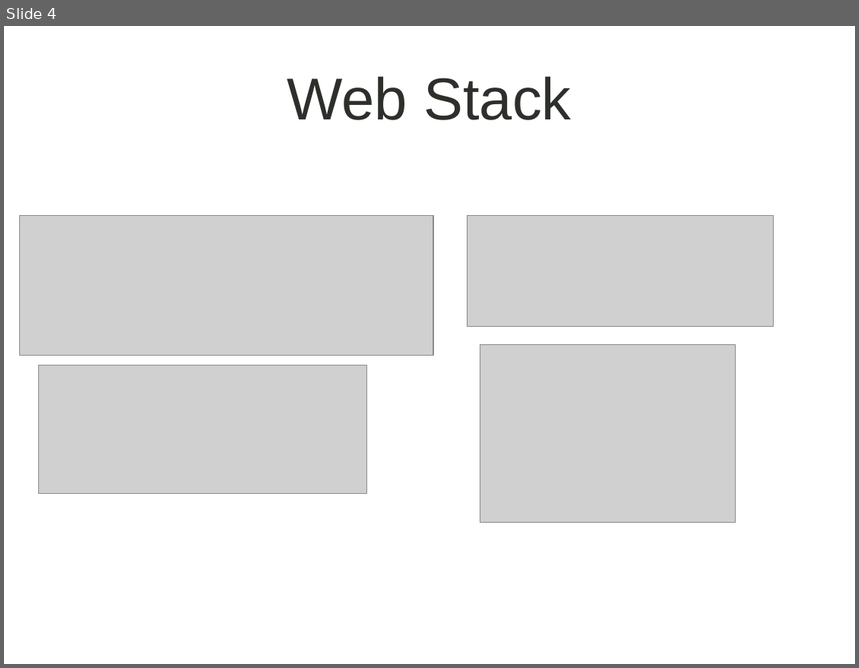
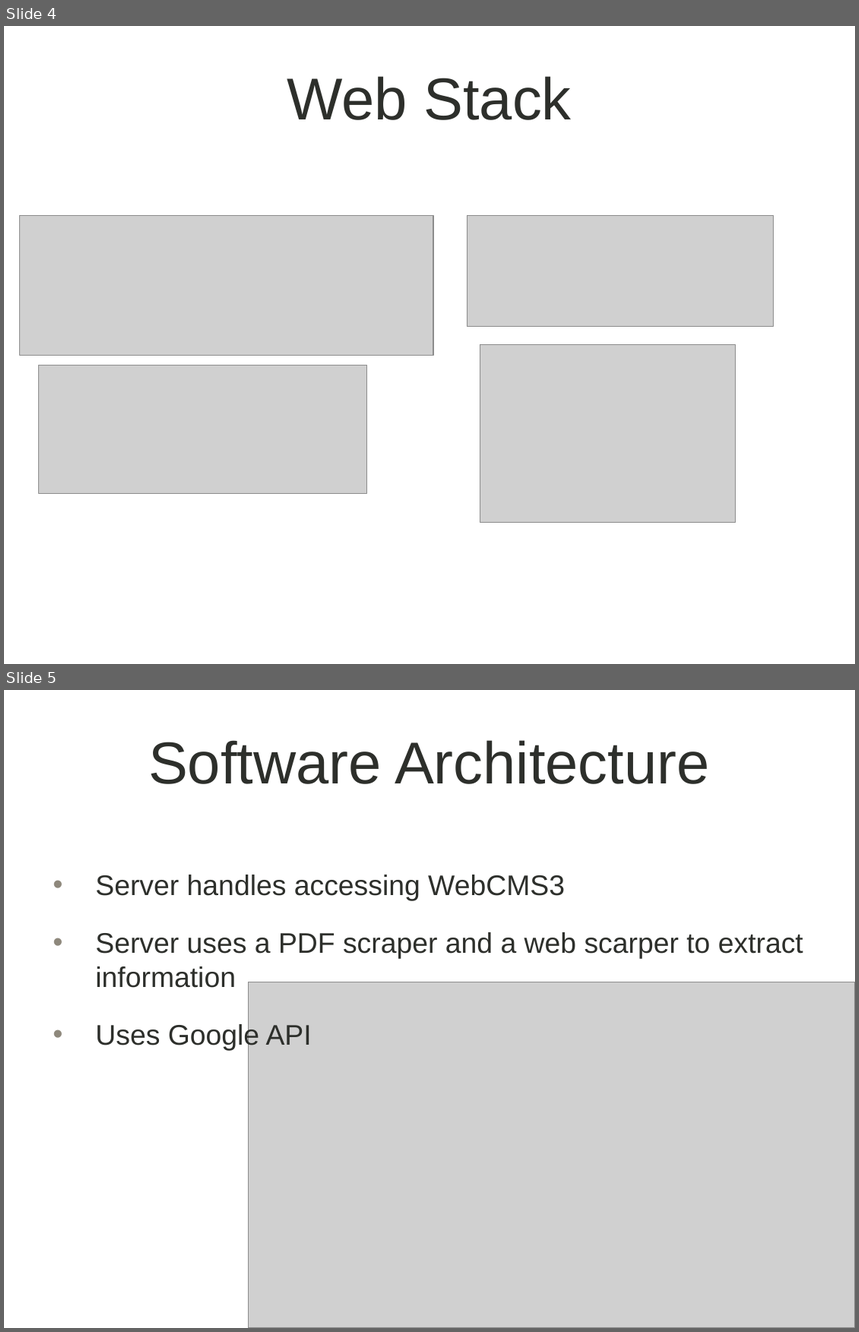
Before and after one commit to unsw-se2021/digital_invention, a slide deck: Deliverable3.pptx. Shown one above the other, each under a label of ours: slide 4 before the commit, slides 4 and 5 after it. The pictures are 859x668 and 859x1332 pixels, drawn with LibreOffice and Linux fonts; fonts in the diff are those of the drawing; grey boxes stand for pictures; background and template pictures are left out. Boxes give left, top, right and bottom in pixels: in the first picture for what was removed or moved away, otherwise in the second. Text is boxed around its words. In the diff, an @@ line names an element or a change of style, - is before the commit and + after.

```diff
--- a/Deliverable3.pptx
+++ b/Deliverable3.pptx
@@ slide 5 added at [4, 690, 855, 1328], background picture (left out) @@
@@ title added at [148, 740, 710, 784], 50 pt, text #2D2F2B @@
+Software Architecture
@@ text added at [95, 875, 804, 1051], 24 pt, text #2D2F2B @@
+• Server handles accessing WebCMS3
+• Server uses a PDF scraper and a web scarper to extract information
+• Uses Google API
@@ picture added at [248, 982, 855, 1328] @@
```
Also in this commit, not shown: 2 other slides added, 3 slides removed.
